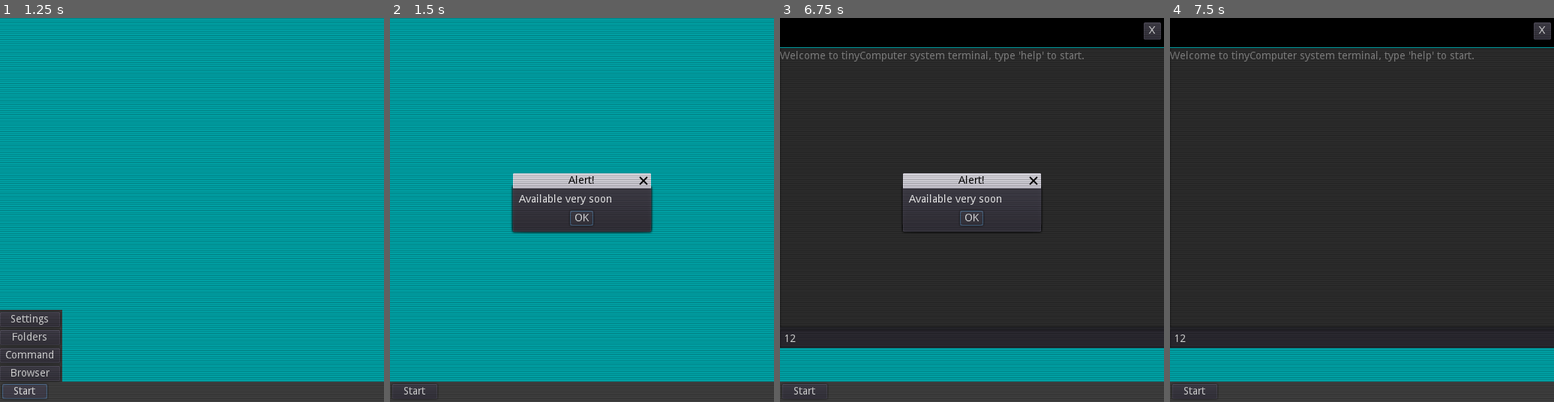
Above: before the commit, frames 1-4 (left to right).
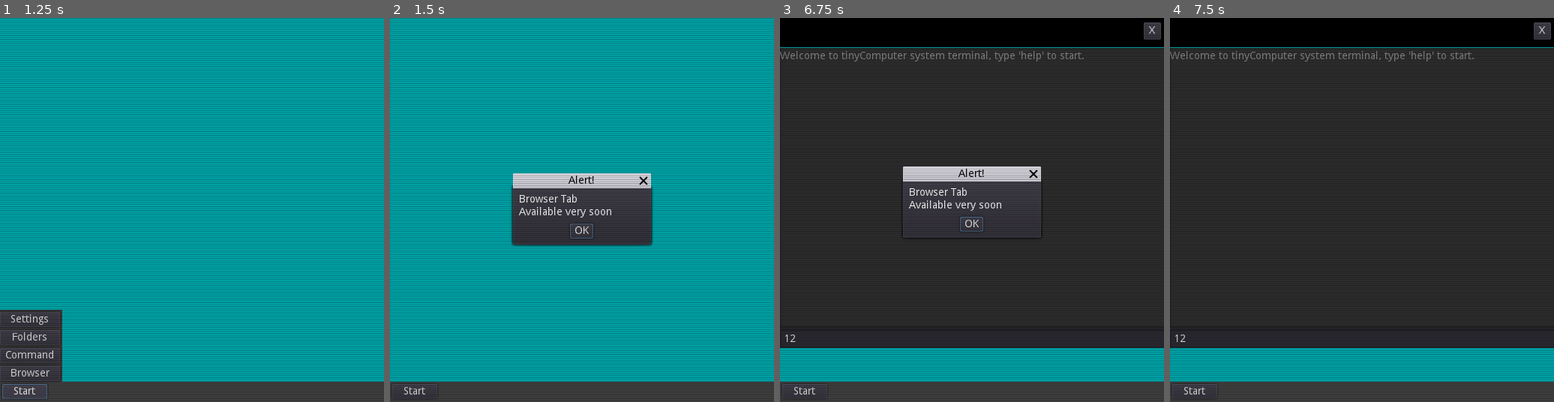
Above: after the commit, the same moments.

Repository: soykhaler/tinyComputer
Game: Godot game, scene res://main.tscn
The game is run twice, just before and just after one commit, with the same random seed, the same clock (stepped at 60 frames per second) and the same inputs.
Inputs (mouse positions are in pixels of both pictures, inside the frame that each line leads up to):
- Up to frame 1 (1.25 s): click "Start" at 0.5 s
- Up to frame 2 (1.5 s): click "Browser" at 1.25 s
- Up to frame 3 (6.75 s): click "Start" at 2 s; click "Command" at 2.75 s; click (1006, 340) at 3.52 s; type "12" at 3.6 s; click "Start" at 4.25 s; click "Folders" at 5 s; click "Settings" at 5.75 s; click "Browser" at 6.5 s
- Up to frame 4 (7.5 s): click "OK" at 7.25 s

Frame 1 is identical in both runs. In frame 2, 1.9% of the frame differs, in the area x 31-69%, y 45-60%; in frame 3, 2.2%, in the area x 31-69%, y 38-58%; in frame 4, nothing differs.

Commit message:
change some parameters

Diff:
--- a/main.gd
+++ b/main.gd
@@ -10,21 +10,21 @@
 	$StartMenu.visible = false;
 func _on_Settings_pressed():
 	HideMenu()
-	core.displayAlert("Available very soon")
+	core.displayAlert("Setting Tab\n Available very soon")
 	core.soundBeep(0.2)
 func _on_Folders_pressed():
 	HideMenu()
-	core.displayAlert("Available very soon")
-	core.soundBeep(1)
+	core.displayAlert("Folder Tab \n Available very Soon")
+	core.soundBeep(0.3)
 func _on_Command_pressed():
 	HideMenu()
 	var command_window = preload("res://cmd.tscn")
 	var cmd = command_window.instance()
 	add_child(cmd)
-	core.soundBeep(1)
+	core.soundBeep(0.4)
 func _on_Browser_pressed():
 	HideMenu()
-	core.displayAlert("Available very soon")
-	core.soundBeep(1)
+	core.displayAlert("Browser Tab \nAvailable very soon")
+	core.soundBeep(0.6)
 func HideStartMenu():
 	$StartMenu.visible = false;
